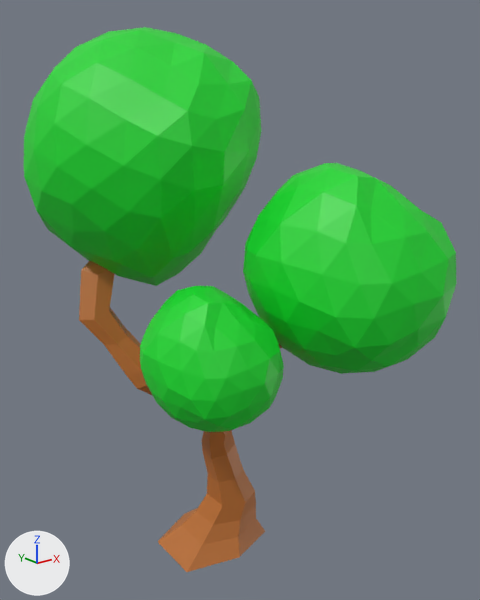
Before and after pictures for a commit that changed the FBX model Assets/Models/Arbres/Arbre plaine.fbx.
Rendered twice from a 50 mm lens placed at (-6.67, -9.26, 8.49), pointed at (-0.26, -1.25, 5.28). The axes (+X, +Y, +Z) are drawn at lower left. The lights are the same throughout. Where no turn or scale is listed for an object, it has been applied to the vertices.
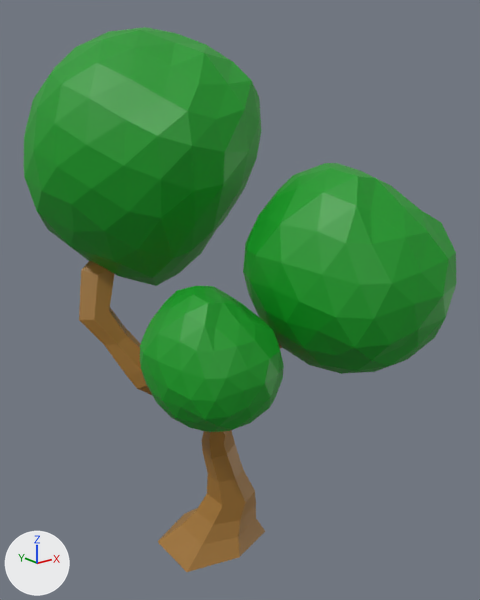
Commit message: modif arbre plaine

The change in detail:
Material 'Material.002' (mat_material_002) changes colour from green #0cd72b to green #099a1e; in linear values from (0.00368, 0.683, 0.0238) to (0.0026, 0.324, 0.0133).

What differs and where, as boxes [x1, y1, x2, y2] in the pictures (480 x 600 px):
'Icosphere.001', recoloured
    both: [24, 27, 261, 286]
'Icosphere', recoloured
    both: [243, 163, 456, 374]
'Icosphere.002', recoloured
    both: [140, 286, 284, 432]
